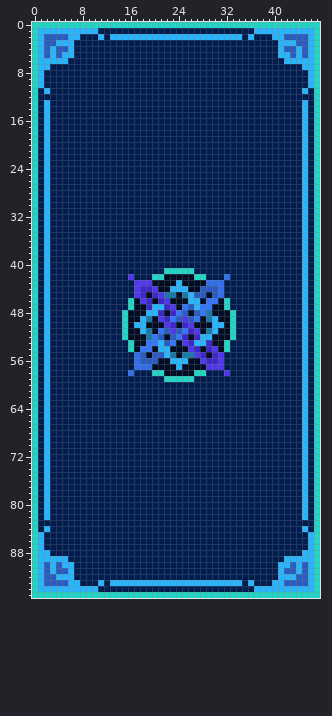
A pixel-art file gets an edit: 2020/10-2020/card-back-i-guess.aseprite. The first picture shows the starting point.
48x96 pixels, 1 frame.
The result:
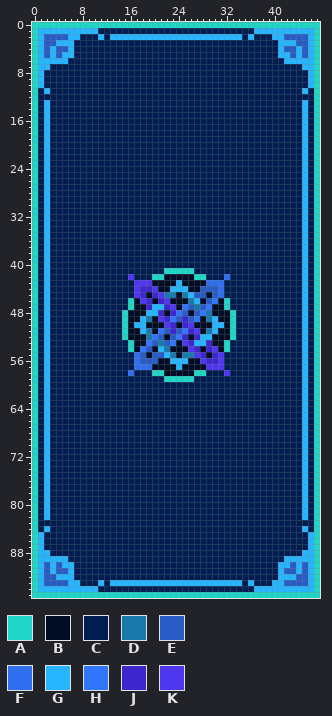
Palette (. is transparent): A #20d6c7  B #000d24  C #001d52  D #1879aa  E #285cc4  F #2f6fef  G #26b5ff  H #3276ff  J #3e26ce  K #4f36ef
Edits made:
Layer "symbol":
Colour G gives way to colour D in row 46 at x 26; in row 47 at x 27; in row 53 at x 21; in row 54 at x 22.
Colour H gives way to colour E in row 46 at x 29; in row 47 at x 28; in row 53 at x 20; in row 54 at x 19.
Colour K gives way to colour J in row 49 at x 25; in row 51 at x 23.
Pixel boxes of the changes (left, top, right, bottom) in both pictures:
changed: (146, 298, 212, 352)
